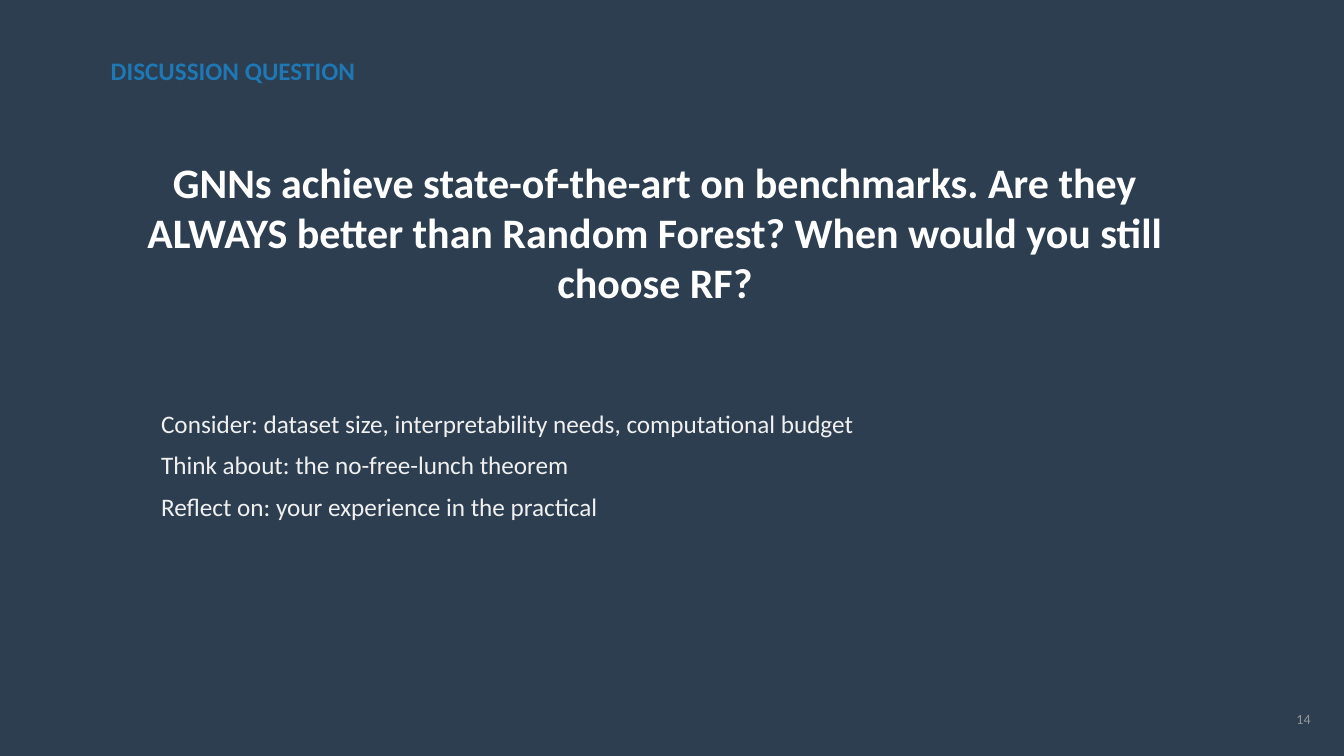
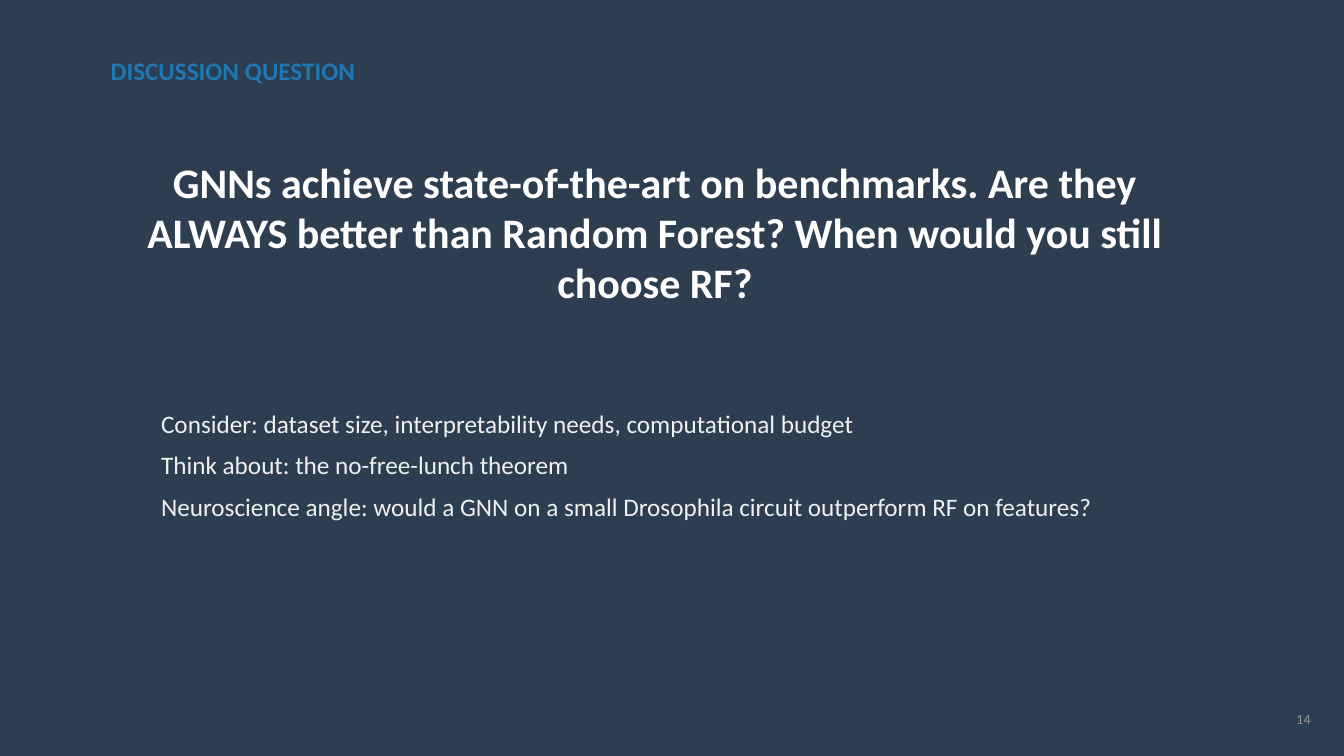
Before and after one commit to officialprateekmethwani-coder/AI-Drug-Discovery, a slide deck: slide 12 of week4_deep_learning_gnn/slides.pptx. Drawn at 1344x756 pixels with LibreOffice and Linux fonts; fonts in the diff are those of the drawing. Boxes give left, top, right and bottom in pixels: in the first picture for what was removed or moved away, otherwise in the second. Text is boxed around its words. In the diff, an @@ line names an element or a change of style, - is before the commit and + after.

```diff
--- a/week4_deep_learning_gnn/slides.pptx
+++ b/week4_deep_learning_gnn/slides.pptx
@@ text at [161,498,1091,521]: text changed @@
-Reflect on: your experience in the practical
+Neuroscience angle: would a GNN on a small Drosophila circuit outperform RF on features?
```
Also in this commit, not shown: 2 other slides changed, 4 other files.
